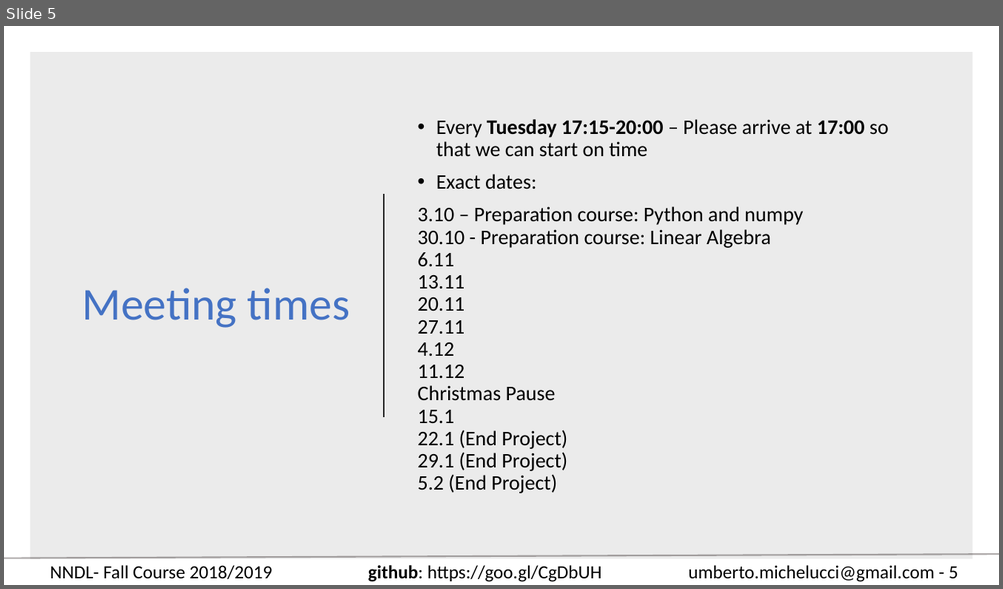
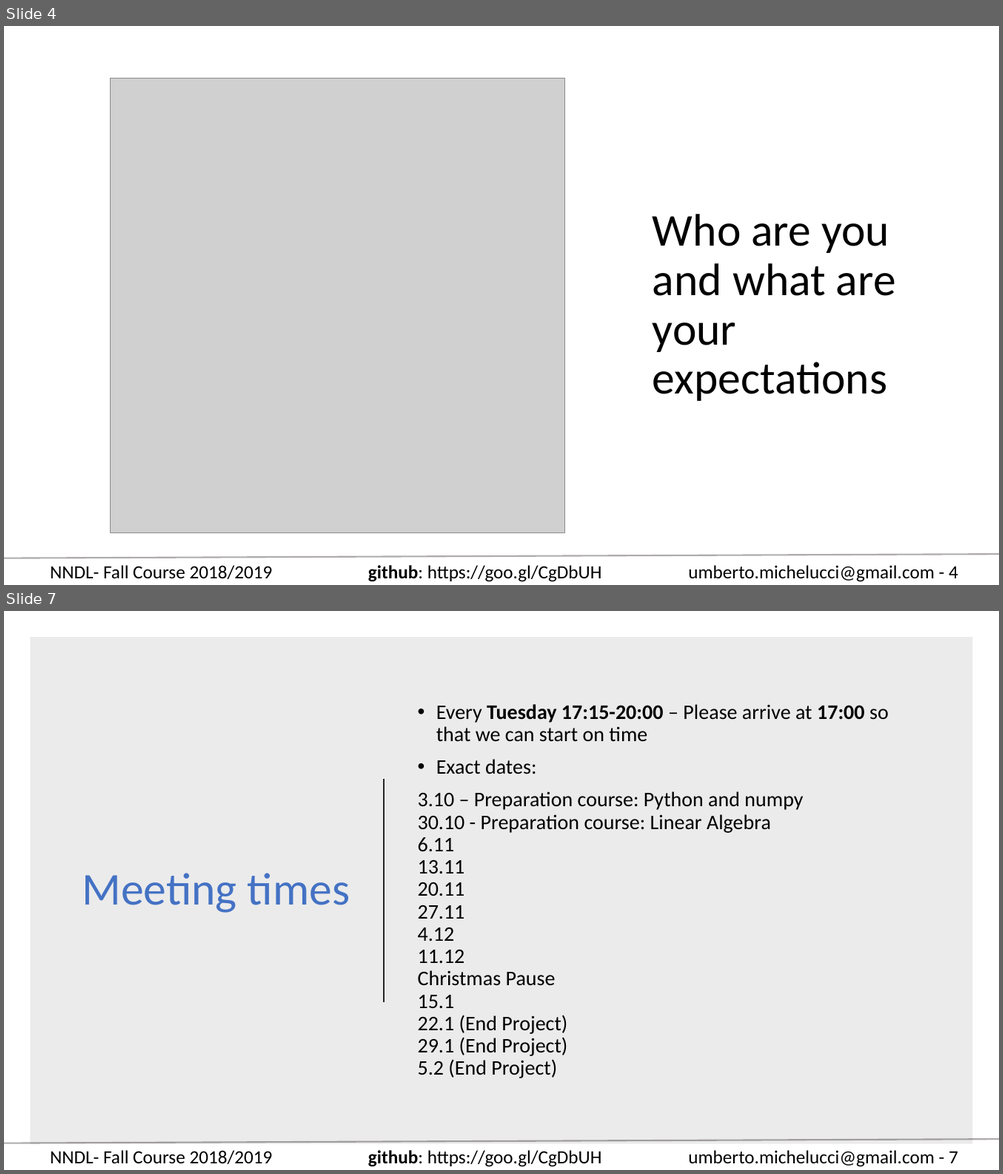
Before and after one commit to toelt-llc/COURSE-zhaw-dlcourse-spring2019, a slide deck: Week 1 - Mathematic introduction/NNDL - Fall 18 Week 1 - Administration and basics.pptx. Shown one above the other, each under a label of ours: slide 5 before the commit, slides 4 and 7 after it; the slides between them are not shown. The pictures are 1003x589 and 1003x1174 pixels, drawn with LibreOffice and Linux fonts; fonts in the diff are those of the drawing; grey boxes stand for pictures. Boxes give left, top, right and bottom in pixels: in the first picture for what was removed or moved away, otherwise in the second. Text is boxed around its words. In the diff, an @@ line names an element or a change of style, - is before the commit and + after.

```diff
--- a/Week 1 - Mathematic introduction/NNDL - Fall 18 Week 1 - Administration and basics.pptx
+++ b/Week 1 - Mathematic introduction/NNDL - Fall 18 Week 1 - Administration and basics.pptx
@@ slide 4 added at box(4, 26, 999, 585), background #FFFFFF; not listed: 4 template elements that a slide beside it also shows @@
@@ picture added at box(110, 79, 565, 534) @@
@@ title added at box(652, 214, 896, 401), 44 pt, text #000000 @@
+Who are you and what are your expectations
@@ what was slide 5 is now slide 7 @@
@@ text at box(688, 1150, 958, 1167): text changed @@
-umberto.michelucci@gmail.com - 5
+umberto.michelucci@gmail.com - 7
```
Also in this commit, not shown: 6 slides changed, 2 other slides added, 2 slides removed.
